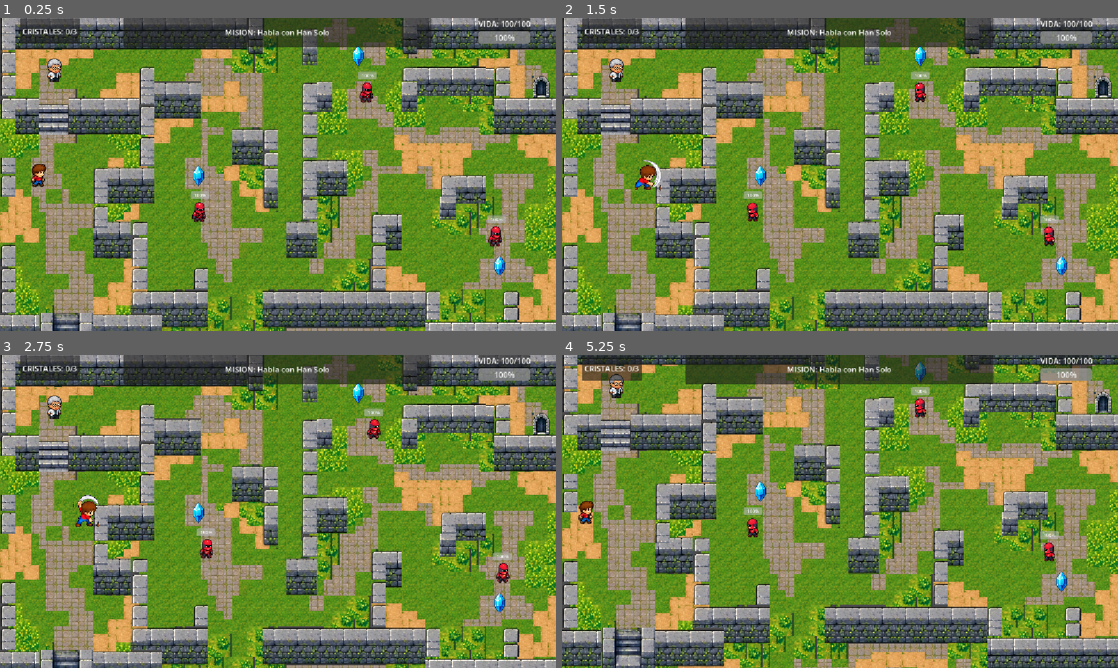
Above: before the commit, frames 1-4 (two rows, left to right).
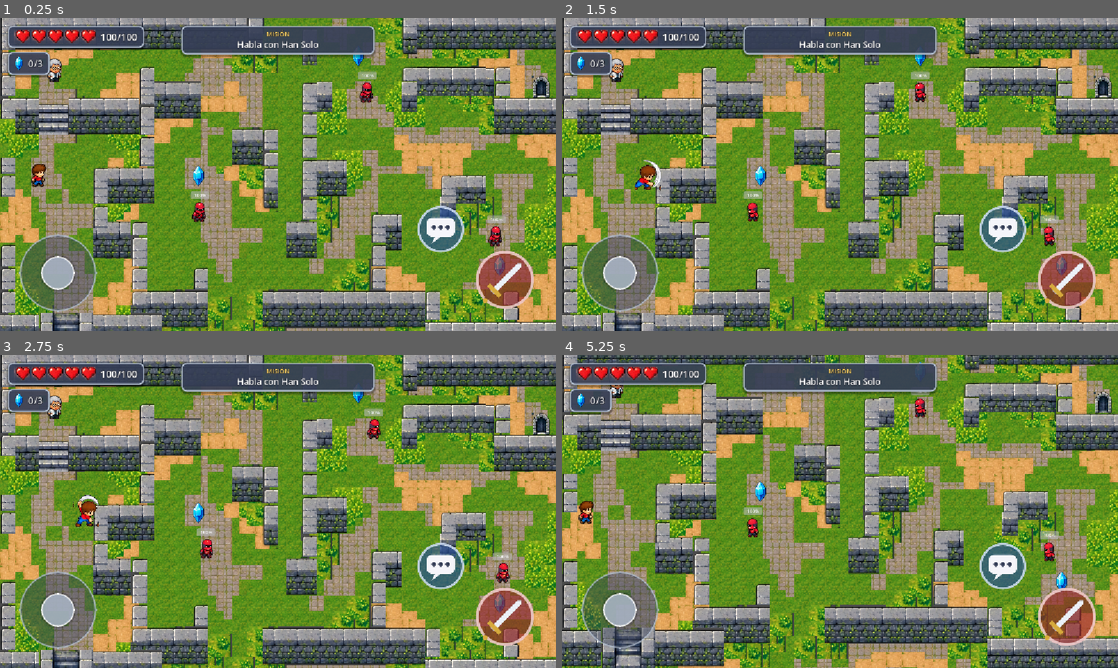
Above: after the commit, the same moments.

Repository: l-pzzzz/proyecto_clases
Game: Godot game, scene res://scenes/main.tscn
Two runs of this game, one before a commit and one after it. Both use one fixed random seed, a clock stepped at 60 frames per second and the inputs below.
Inputs (mouse positions are in pixels of both pictures, inside the frame that each line leads up to):
- Up to frame 1 (0.25 s): no input
- Up to frame 2 (1.5 s): tap Enter at 0.5 s; move the mouse to (962, 158) at 0.52 s; hold D (move_right) 0.53-1.25 s; tap E (interact) at 0.6 s; click (962, 158) at 0.67 s; tap Space (player_attack) at 0.8 s; drag from (728, 190) to (617, 71) at 1.27 s
- Up to frame 3 (2.75 s): move the mouse to (333, 442) at 2.02 s; hold D (move_right) from 2.03 s (still down); tap E (interact) at 2.1 s; click (333, 442) at 2.17 s; tap Space (player_attack) at 2.3 s
- Up to frame 4 (5.25 s): release D (move_right) at 2.75 s; drag from (812, 574) to (645, 511) at 2.77 s; move the mouse to (1006, 558) at 3.52 s; hold A (move_left) 3.53-4.25 s; tap E (interact) at 3.6, 5.1 s; click (1006, 558) at 3.67 s; tap Space (player_attack) at 3.8 s; drag from (673, 464) to (762, 511) at 4.27 s; move the mouse to (867, 511) at 5.02 s; hold S (move_down) from 5.03 s (still down); click (867, 511) at 5.17 s

The runs differ from the first frame. In frame 1, 14% of the frame differs, in the area x 1-96%, y 0-94%; in frame 2, 14%; in frame 3, 14%; in frame 4, 14%.

Commit message:
HUD con corazones, joystick y botones moviles conectados al main

Diff:
--- a/crystal-guardians-main/project.godot
+++ b/crystal-guardians-main/project.godot
@@ -71,6 +71,10 @@
 ]
 }
 
+[input_devices]
+
+pointing/emulate_touch_from_mouse=true
+
 [physics]
 
 3d/physics_engine="Jolt Physics"
--- a/crystal-guardians-main/scenes/dialogue_ui.tscn
+++ b/crystal-guardians-main/scenes/dialogue_ui.tscn
@@ -14,10 +14,17 @@
 script = ExtResource("1_dwk8m")
 
 [node name="PanelContainer" type="PanelContainer" parent="." unique_id=1947208207]
-offset_left = 120.0
-offset_top = 500.0
-offset_right = 1040.0
-offset_bottom = 605.0
+anchors_preset = 7
+anchor_left = 0.5
+anchor_top = 1.0
+anchor_right = 0.5
+anchor_bottom = 1.0
+offset_left = -320.0
+offset_top = -150.0
+offset_right = 320.0
+offset_bottom = -40.0
+grow_horizontal = 2
+grow_vertical = 0
 theme_override_styles/panel = SubResource("StyleBoxTexture_iupvx")
 
 [node name="VBoxContainer" type="VBoxContainer" parent="PanelContainer" unique_id=736096928]
@@ -35,7 +42,7 @@
 theme_override_constants/margin_right = 15
 
 [node name="DialogueLabel" type="Label" parent="PanelContainer/VBoxContainer/MarginContainer" unique_id=1818870056]
-custom_maximum_size = Vector2(920, 100)
+custom_maximum_size = Vector2(520, 100)
 layout_mode = 2
 text = "Welcome Sir"
 autowrap_mode = 3
--- a/crystal-guardians-main/scenes/game_hud.tscn
+++ b/crystal-guardians-main/scenes/game_hud.tscn
@@ -1,6 +1,44 @@
 [gd_scene format=3 uid="uid://fx5xbqglbdjm"]
 
 [ext_resource type="Script" uid="uid://cjloubc5mxxfu" path="res://scripts/game_hud.gd" id="1_jna2d"]
+[ext_resource type="Texture2D" uid="uid://bkurq4erhw524" path="res://assets/items/crystal.png" id="2_cry"]
+
+[sub_resource type="StyleBoxFlat" id="StyleBoxFlat_panel"]
+content_margin_left = 14.0
+content_margin_top = 8.0
+content_margin_right = 14.0
+content_margin_bottom = 8.0
+bg_color = Color(0.22, 0.255, 0.353, 0.88)
+border_width_left = 3
+border_width_top = 3
+border_width_right = 3
+border_width_bottom = 3
+border_color = Color(0.686, 0.733, 0.8, 1)
+corner_radius_top_left = 10
+corner_radius_top_right = 10
+corner_radius_bottom_right = 10
+corner_radius_bottom_left = 10
+shadow_color = Color(0, 0, 0, 0.35)
+shadow_size = 4
+shadow_offset = Vector2(0, 3)
+
+[sub_resource type="LabelSettings" id="LabelSettings_value"]
+font_size = 20
+font_color = Color(1, 1, 1, 1)
+outline_size = 5
+outline_color = Color(0.08, 0.09, 0.13, 1)
+
+[sub_resource type="LabelSettings" id="LabelSettings_title"]
+font_size = 13
+font_color = Color(1, 0.84, 0.4, 1)
+outline_size = 4
+outline_color = Color(0.08, 0.09, 0.13, 1)
+
+[sub_resource type="LabelSettings" id="LabelSettings_quest"]
+font_size = 18
+font_color = Color(1, 1, 1, 1)
+outline_size = 4
+outline_color = Color(0.08, 0.09, 0.13, 1)
 
 [node name="GameHUD" type="CanvasLayer" unique_id=565920768]
 script = ExtResource("1_jna2d")
@@ -14,55 +52,91 @@
 grow_vertical = 2
 mouse_filter = 2
 
-[node name="HealthPanel" type="PanelContainer" parent="HUDContainer" unique_id=613050239]
-layout_mode = 1
-anchors_preset = -1
-anchor_left = 0.86
-anchor_right = 0.86
-offset_left = 0.27996826
-offset_right = 107.27997
-offset_bottom = 54.0
+[node name="TopLeft" type="VBoxContainer" parent="HUDContainer" unique_id=1548223172]
+layout_mode = 0
+offset_left = 16.0
+offset_top = 16.0
+offset_right = 260.0
+offset_bottom = 140.0
+mouse_filter = 2
+theme_override_constants/separation = 8
 
-[node name="VBoxContainer" type="VBoxContainer" parent="HUDContainer/HealthPanel" unique_id=1804505720]
+[node name="HealthPanel" type="PanelContainer" parent="HUDContainer/TopLeft" unique_id=613050239]
 layout_mode = 2
+size_flags_horizontal = 0
+mouse_filter = 2
+theme_override_styles/panel = SubResource("StyleBoxFlat_panel")
 
-[node name="HealthLabel" type="Label" parent="HUDContainer/HealthPanel/VBoxContainer" unique_id=2099747916]
+[node name="HBox" type="HBoxContainer" parent="HUDContainer/TopLeft/HealthPanel" unique_id=1804505720]
 layout_mode = 2
-text = "VIDA: 100/100"
-horizontal_alignment = 2
+mouse_filter = 2
+theme_override_constants/separation = 10
+
+[node name="HeartsContainer" type="HBoxContainer" parent="HUDContainer/TopLeft/HealthPanel/HBox" unique_id=1804505721]
+texture_filter = 1
+layout_mode = 2
+mouse_filter = 2
+theme_override_constants/separation = 2
+
+[node name="HealthLabel" type="Label" parent="HUDContainer/TopLeft/HealthPanel/HBox" unique_id=2099747916]
+layout_mode = 2
+text = "100/100"
+label_settings = SubResource("LabelSettings_value")
 vertical_alignment = 1
 
-[node name="HealthBar" type="ProgressBar" parent="HUDContainer/HealthPanel/VBoxContainer" unique_id=1651016263]
+[node name="CrystalsPanel" type="PanelContainer" parent="HUDContainer/TopLeft" unique_id=2141054094]
 layout_mode = 2
-value = 100.0
+size_flags_horizontal = 0
+mouse_filter = 2
+theme_override_styles/panel = SubResource("StyleBoxFlat_panel")
 
-[node name="CrystalsPanel" type="PanelContainer" parent="HUDContainer" unique_id=2141054094]
-layout_mode = 1
-anchors_preset = -1
-anchor_left = 0.036000002
-anchor_right = 0.036000002
-offset_left = -0.47200394
-offset_top = 1.0
-offset_right = 124.528
-offset_bottom = 54.0
+[node name="HBox" type="HBoxContainer" parent="HUDContainer/TopLeft/CrystalsPanel" unique_id=2141054095]
+layout_mode = 2
+mouse_filter = 2
+theme_override_constants/separation = 10
 
-[node name="CrystalLabel" type="Label" parent="HUDContainer/CrystalsPanel" unique_id=633748987]
+[node name="CrystalIcon" type="TextureRect" parent="HUDContainer/TopLeft/CrystalsPanel/HBox" unique_id=2141054096]
+custom_minimum_size = Vector2(18, 32)
 layout_mode = 2
-text = "CRISTALES: 0/3"
-horizontal_alignment = 1
+mouse_filter = 2
+texture = ExtResource("2_cry")
+expand_mode = 1
+stretch_mode = 5
+
+[node name="CrystalLabel" type="Label" parent="HUDContainer/TopLeft/CrystalsPanel/HBox" unique_id=633748987]
+layout_mode = 2
+text = "0/3"
+label_settings = SubResource("LabelSettings_value")
 vertical_alignment = 1
 
 [node name="QuestPanel" type="PanelContainer" parent="HUDContainer" unique_id=487448332]
 layout_mode = 1
-anchors_preset = -1
-anchor_left = 0.22200002
-anchor_right = 0.22200002
-offset_left = 0.25598145
-offset_right = 638.256
-offset_bottom = 60.0
+anchors_preset = 5
+anchor_left = 0.5
+anchor_right = 0.5
+offset_left = -200.0
+offset_top = 16.0
+offset_right = 200.0
+offset_bottom = 72.0
+grow_horizontal = 2
+mouse_filter = 2
+theme_override_styles/panel = SubResource("StyleBoxFlat_panel")
 
-[node name="QuestLabel" type="Label" parent="HUDContainer/QuestPanel" unique_id=1368643307]
+[node name="VBox" type="VBoxContainer" parent="HUDContainer/QuestPanel" unique_id=487448333]
 layout_mode = 2
-text = "Mision: Hablar con Han Solo"
+mouse_filter = 2
+theme_override_constants/separation = 0
+
+[node name="QuestTitle" type="Label" parent="HUDContainer/QuestPanel/VBox" unique_id=487448334]
+layout_mode = 2
+text = "MISIÓN"
+label_settings = SubResource("LabelSettings_title")
+horizontal_alignment = 1
+
+[node name="QuestLabel" type="Label" parent="HUDContainer/QuestPanel/VBox" unique_id=1368643307]
+layout_mode = 2
+text = "Habla con Han Solo"
+label_settings = SubResource("LabelSettings_quest")
 horizontal_alignment = 1
 vertical_alignment = 1
+autowrap_mode = 3
--- a/crystal-guardians-main/scenes/main.tscn
+++ b/crystal-guardians-main/scenes/main.tscn
@@ -11,6 +11,7 @@
 [ext_resource type="PackedScene" uid="uid://uu2ogim4hy2v" path="res://scenes/dialogue_ui.tscn" id="9_85g3d"]
 [ext_resource type="PackedScene" uid="uid://fx5xbqglbdjm" path="res://scenes/game_hud.tscn" id="11_eb6dy"]
 [ext_resource type="PackedScene" uid="uid://8b3u2cbckgnj" path="res://scenes/portal.tscn" id="11_ya4ey"]
+[ext_resource type="PackedScene" uid="uid://mwwkp47bx5jv" path="res://scenes/mobile_controls.tscn" id="12_mobile"]
 
 [sub_resource type="TileSetAtlasSource" id="TileSetAtlasSource_tbgi4"]
 texture = ExtResource("1_sugp2")
@@ -1178,3 +1179,5 @@
 position = Vector2(1105, 141)
 
 [node name="GameHUD" parent="." unique_id=565920768 instance=ExtResource("11_eb6dy")]
+
+[node name="MobileControls" parent="." unique_id=142295059 instance=ExtResource("12_mobile")]
--- a/crystal-guardians-main/scenes/mobile_controls.tscn
+++ b/crystal-guardians-main/scenes/mobile_controls.tscn
@@ -1,8 +1,41 @@
 [gd_scene format=3 uid="uid://mwwkp47bx5jv"]
 
 [ext_resource type="Script" uid="uid://cyka5s68ld8ic" path="res://scripts/mobile_controls.gd" id="1_k8ypl"]
+[ext_resource type="Texture2D" path="res://assets/ui/btn_attack.png" id="2_atk"]
+[ext_resource type="Texture2D" path="res://assets/ui/btn_attack_pressed.png" id="3_atkp"]
+[ext_resource type="Texture2D" path="res://assets/ui/btn_interact.png" id="4_int"]
+[ext_resource type="Texture2D" path="res://assets/ui/btn_interact_pressed.png" id="5_intp"]
+
+[sub_resource type="StyleBoxFlat" id="StyleBoxFlat_base"]
+bg_color = Color(0.22, 0.255, 0.353, 0.45)
+border_width_left = 4
+border_width_top = 4
+border_width_right = 4
+border_width_bottom = 4
+border_color = Color(0.686, 0.733, 0.8, 0.8)
+corner_radius_top_left = 80
+corner_radius_top_right = 80
+corner_radius_bottom_right = 80
+corner_radius_bottom_left = 80
+anti_aliasing_size = 1.5
+
+[sub_resource type="StyleBoxFlat" id="StyleBoxFlat_knob"]
+bg_color = Color(0.686, 0.733, 0.8, 0.85)
+border_width_left = 3
+border_width_top = 3
+border_width_right = 3
+border_width_bottom = 3
+border_color = Color(1, 1, 1, 0.9)
+corner_radius_top_left = 35
+corner_radius_top_right = 35
+corner_radius_bottom_right = 35
+corner_radius_bottom_left = 35
+shadow_color = Color(0, 0, 0, 0.3)
+shadow_size = 4
+anti_aliasing_size = 1.5
 
 [node name="MobileControls" type="CanvasLayer" unique_id=142295059]
+layer = 5
 script = ExtResource("1_k8ypl")
 
 [node name="Controls" type="Control" parent="." unique_id=706353636]
@@ -14,33 +47,65 @@
 grow_vertical = 2
 mouse_filter = 2
 
-[node name="JoystickBase" type="Control" parent="Controls" unique_id=1273065507]
+[node name="JoystickBase" type="Panel" parent="Controls" unique_id=1273065507]
 layout_mode = 1
-anchor_left = 0.82800007
-anchor_top = 0.69000006
-anchor_right = 0.82800007
-anchor_bottom = 0.69000006
-offset_left = 0.1439209
-offset_top = -0.120025635
-offset_right = 160.14392
-offset_bottom = 159.87997
-grow_horizontal = 2
-grow_vertical = 2
+anchors_preset = 2
+anchor_top = 1.0
+anchor_bottom = 1.0
+offset_left = 40.0
+offset_top = -200.0
+offset_right = 200.0
+offset_bottom = -40.0
+grow_vertical = 0
+mouse_filter = 2
+theme_override_styles/panel = SubResource("StyleBoxFlat_base")
 
-[node name="JoystickKnob" type="Control" parent="Controls/JoystickBase" unique_id=799306664]
+[node name="JoystickKnob" type="Panel" parent="Controls/JoystickBase" unique_id=799306664]
+layout_mode = 0
+offset_left = 45.0
+offset_top = 45.0
+offset_right = 115.0
+offset_bottom = 115.0
+mouse_filter = 2
+theme_override_styles/panel = SubResource("StyleBoxFlat_knob")
+
+[node name="AttackAnchor" type="Control" parent="Controls" unique_id=1383869960]
 layout_mode = 1
-anchors_preset = 8
-anchor_left = 0.5
-anchor_top = 0.5
-anchor_right = 0.5
-anchor_bottom = 0.5
-offset_left = -35.0
-offset_top = -35.0
-offset_right = 35.0
-offset_bottom = 35.0
-grow_horizontal = 2
-grow_vertical = 2
+anchors_preset = 3
+anchor_left = 1.0
+anchor_top = 1.0
+anchor_right = 1.0
+anchor_bottom = 1.0
+offset_left = -170.0
+offset_top = -170.0
+offset_right = -42.0
+offset_bottom = -42.0
+grow_horizontal = 0
+grow_vertical = 0
+mouse_filter = 2
 
-[node name="AttackButton" type="TouchScreenButton" parent="Controls" unique_id=1383869961]
+[node name="AttackButton" type="TouchScreenButton" parent="Controls/AttackAnchor" unique_id=1383869961]
+texture_normal = ExtResource("2_atk")
+texture_pressed = ExtResource("3_atkp")
+action = "player_attack"
 
-[node name="InteractButton" type="TouchScreenButton" parent="Controls" unique_id=896433475]
+[node name="InteractAnchor" type="Control" parent="Controls" unique_id=896433474]
+layout_mode = 1
+anchors_preset = 3
+anchor_left = 1.0
+anchor_top = 1.0
+anchor_right = 1.0
+anchor_bottom = 1.0
+offset_left = -290.0
+offset_top = -262.0
+offset_right = -188.0
+offset_bottom = -160.0
+grow_horizontal = 0
+grow_vertical = 0
+mouse_filter = 2
+
+[node name="InteractButton" type="TouchScreenButton" parent="Controls/InteractAnchor" unique_id=896433475]
+scale = Vector2(0.8, 0.8)
+texture_normal = ExtResource("4_int")
+texture_pressed = ExtResource("5_intp")
+action = "interact"
--- a/crystal-guardians-main/scripts/game_hud.gd
+++ b/crystal-guardians-main/scripts/game_hud.gd
@@ -1,30 +1,89 @@
 extends CanvasLayer
+## HUD del juego: corazones de vida, contador de cristales y misión actual.
+##
+## Cada corazón vale HP_PER_HEART puntos de vida. Se dibuja con un
+## TextureProgressBar: abajo el corazón gris (vacío) y encima el rojo (lleno),
+## que se "recorta" de izquierda a derecha según la vida que le queda.
+## Así, con 10 de daño se ve medio corazón, sin necesitar más imágenes.
 
-@onready var health_label: Label = $HUDContainer/HealthPanel/VBoxContainer/HealthLabel
-@onready var health_bar: ProgressBar = $HUDContainer/HealthPanel/VBoxContainer/HealthBar
-@onready var crystal_label: Label = $HUDContainer/CrystalsPanel/CrystalLabel
-@onready var quest_label: Label = $HUDContainer/QuestPanel/QuestLabel
+const HP_PER_HEART: int = 20
+const HEART_SHEET: Texture2D = preload("res://assets/ui/44_corazones_vida.png")
+# Recortes dentro de la hoja 44_corazones_vida.png (1er corazón rojo y el gris).
+const FULL_HEART_REGION := Rect2(6, 0, 30, 28)
+const EMPTY_HEART_REGION := Rect2(138, 0, 30, 28)
+const HEART_SIZE := Vector2(32, 30)
+
+@onready var health_panel: PanelContainer = $HUDContainer/TopLeft/HealthPanel
+@onready var hearts_container: HBoxContainer = $HUDContainer/TopLeft/HealthPanel/HBox/HeartsContainer
+@onready var health_label: Label = $HUDContainer/TopLeft/HealthPanel/HBox/HealthLabel
+@onready var crystal_label: Label = $HUDContainer/TopLeft/CrystalsPanel/HBox/CrystalLabel
+@onready var quest_label: Label = $HUDContainer/QuestPanel/VBox/QuestLabel
+
+var full_heart_texture: AtlasTexture
+var empty_heart_texture: AtlasTexture
+var last_health: int = -1
 
 func _ready() -> void:
+	full_heart_texture = _make_heart_texture(FULL_HEART_REGION)
+	empty_heart_texture = _make_heart_texture(EMPTY_HEART_REGION)
 	QuestManager.quest_updated.connect(update_quest_info)
 	update_quest_info()
 
 func update_health(current: int, max: int) -> void:
-	health_bar.max_value = max
-	health_bar.value = current
-	health_label.text = "VIDA: %d/%d" % [current, max]
+	var heart_count: int = ceili(float(max) / HP_PER_HEART)
+	if hearts_container.get_child_count() != heart_count:
+		_build_hearts(heart_count)
+
+	for i in heart_count:
+		var heart: TextureProgressBar = hearts_container.get_child(i)
+		heart.value = clampi(current - i * HP_PER_HEART, 0, HP_PER_HEART)
+
+	health_label.text = "%d/%d" % [current, max]
+
+	# Pequeño destello rojo cuando el jugador recibe daño.
+	if last_health != -1 and current < last_health:
+		_play_damage_feedback()
+	last_health = current
 
 func update_quest_info() -> void:
-	crystal_label.text = "CRISTALES: %d/%d" % [
+	crystal_label.text = "%d/%d" % [
 		QuestManager.collected_crystals,
 		QuestManager.required_crystals
 	]
 	match QuestManager.quest_state:
 		QuestManager.QuestState.NOT_STARTED:
-			quest_label.text = "MISION: Habla con Han Solo"
+			quest_label.text = "Habla con Han Solo"
 		QuestManager.QuestState.ACTIVE:
-			quest_label.text = "MISION: Recolectar los cristales"
+			quest_label.text = "Recolecta los cristales"
 		QuestManager.QuestState.READY_TO_DELIVER:
-			quest_label.text = "MISION: Entrega los cristales a Han Solo"
+			quest_label.text = "Entrega los cristales a Han Solo"
 		QuestManager.QuestState.COMPLETED:
-			quest_label.text = "MISION COMPLETADA"
+			quest_label.text = "¡Misión completada!"
+
+# --- Funciones auxiliares ---------------------------------------------------
+
+func _make_heart_texture(region: Rect2) -> AtlasTexture:
+	var texture := AtlasTexture.new()
+	texture.atlas = HEART_SHEET
+	texture.region = region
+	return texture
+
+func _build_hearts(count: int) -> void:
+	for child in hearts_container.get_children():
+		child.queue_free()
+		hearts_container.remove_child(child)
+	for i in count:
+		var heart := TextureProgressBar.new()
+		heart.texture_under = empty_heart_texture
+		heart.texture_progress = full_heart_texture
+		heart.nine_patch_stretch = true
+		heart.custom_minimum_size = HEART_SIZE
+		heart.max_value = HP_PER_HEART
+		heart.value = HP_PER_HEART
+		heart.mouse_filter = Control.MOUSE_FILTER_IGNORE
+		hearts_container.add_child(heart)
+
+func _play_damage_feedback() -> void:
+	var tween := create_tween()
+	health_panel.modulate = Color(1.0, 0.45, 0.45)
+	tween.tween_property(health_panel, "modulate", Color.WHITE, 0.35)
--- a/crystal-guardians-main/scripts/main.gd
+++ b/crystal-guardians-main/scripts/main.gd
@@ -1,31 +1,12 @@
 extends Node2D
 
-var crystals_collected: int = 0
-var total_crystals: int = 0
-
-@onready var crystal_label: Label = \
-	$UI/HUD/CrystalLabel
 @onready var player = $player
 @onready var game_hud = $GameHUD
+# Controles táctiles (joystick + botones). No necesitan conexión de señales:
+# se comunican con el jugador a través de las acciones del Input Map.
+@onready var mobile_controls = $MobileControls
 
 
 func _ready() -> void:
-	var crystals := $crystals.get_children()
-
-	total_crystals = crystals.size()
 	player.health_changed.connect(game_hud.update_health)
 	game_hud.update_health(player.health, player.max_health)
-
-
-func _on_crystal_collected() -> void:
-	crystals_collected += 1
-	update_crystal_label()
-
-	if crystals_collected >= total_crystals:
-		print("¡Todos los cristales recolectados!")
-
-func update_crystal_label() -> void:
-	crystal_label.text = "Cristales: %d / %d" % [
-		crystals_collected,
-		total_crystals
-	]
--- a/crystal-guardians-main/scripts/mobile_controls.gd
+++ b/crystal-guardians-main/scripts/mobile_controls.gd
@@ -1,4 +1,12 @@
 extends CanvasLayer
+## Controles táctiles: joystick virtual (movimiento) + botones de ataque e interacción.
+##
+## Idea clave: en vez de mover al jugador desde aquí, el joystick "presiona"
+## las mismas acciones del Input Map que usa el teclado (move_left, move_right,
+## move_up, move_down). Así player.gd no necesita saber si el jugador usa
+## teclado o pantalla táctil: Input.get_vector() funciona igual en ambos casos.
+## Los botones de ataque e interacción son TouchScreenButton con su propiedad
+## "action" configurada en la escena (player_attack / interact).
 
 @onready var joystick_base: Control = $Controls/JoystickBase
 @onready var joystick_knob: Control = $Controls/JoystickBase/JoystickKnob
@@ -10,9 +18,7 @@
 var active_touch_index: int = -1
 
 func _ready() -> void:
-	joystick_knob.position = (
-		joystick_base.size - joystick_knob.size
-	) / 2.0
+	reset_joystick()
 
 func _input(event: InputEvent) -> void:
 	if event is InputEventScreenTouch:
@@ -21,18 +27,65 @@
 				if is_inside_joystick(event.position):
 					active_touch_index = event.index
 					update_joystick(event.position)
+					get_viewport().set_input_as_handled()
 		elif event.index == active_touch_index:
 			active_touch_index = -1
 			reset_joystick()
 	elif event is InputEventScreenDrag:
 		if event.index == active_touch_index:
 			update_joystick(event.position)
+			get_viewport().set_input_as_handled()
 
-func is_inside_joystick(screen_position: Vector2):
-	pass
+## Devuelve true si el toque cayó dentro del círculo del joystick.
+## Se usa un margen extra para que sea fácil "atinarle" con el pulgar.
+func is_inside_joystick(screen_position: Vector2) -> bool:
+	var center := _get_joystick_center()
+	var touch_radius := joystick_base.size.x / 2.0 + 40.0
+	return screen_position.distance_to(center) <= touch_radius
 
-func update_joystick(screen_position: Vector2):
-	pass
+## Mueve la perilla hacia el dedo (sin salir del radio) y calcula la dirección.
+func update_joystick(screen_position: Vector2) -> void:
+	var center := _get_joystick_center()
+	var offset := (screen_position - center).limit_length(joystick_radius)
 
-func reset_joystick():
-	pass
+	# La perilla se posiciona relativa a la base (centrada + desplazamiento).
+	joystick_knob.position = _get_knob_rest_position() + offset
+
+	# Dirección normalizada entre 0 y 1; debajo de la zona muerta no se mueve.
+	var direction := offset / joystick_radius
+	if direction.length() < deadzone:
+		direction = Vector2.ZERO
+	joystick_direction = direction
+	_apply_direction_to_actions(joystick_direction)
+
+## Devuelve la perilla al centro y suelta las acciones de movimiento.
+func reset_joystick() -> void:
+	joystick_direction = Vector2.ZERO
+	joystick_knob.position = _get_knob_rest_position()
+	_apply_direction_to_actions(Vector2.ZERO)
+
+# --- Funciones auxiliares ---------------------------------------------------
+
+func _get_joystick_center() -> Vector2:
+	return joystick_base.get_global_rect().get_center()
+
+func _get_knob_rest_position() -> Vector2:
+	return (joystick_base.size - joystick_knob.size) / 2.0
+
+## Traduce la dirección del joystick a las acciones del Input Map.
+## La "fuerza" de cada acción (0..1) permite caminar lento si el dedo
+## está cerca del centro y rápido si está en el borde.
+func _apply_direction_to_actions(direction: Vector2) -> void:
+	_set_axis("move_left", "move_right", direction.x)
+	_set_axis("move_up", "move_down", direction.y)
+
+func _set_axis(negative_action: String, positive_action: String, value: float) -> void:
+	if value < 0.0:
+		Input.action_release(positive_action)
+		Input.action_press(negative_action, -value)
+	elif value > 0.0:
+		Input.action_release(negative_action)
+		Input.action_press(positive_action, value)
+	else:
+		Input.action_release(negative_action)
+		Input.action_release(positive_action)
Binary file added: crystal-guardians-main/assets/ui/btn_attack.png
Not shown, added: crystal-guardians-main/assets/ui/btn_attack.png.import
Binary file added: crystal-guardians-main/assets/ui/btn_attack_pressed.png
Not shown, added: crystal-guardians-main/assets/ui/btn_attack_pressed.png.import
Binary file added: crystal-guardians-main/assets/ui/btn_interact.png
Not shown, added: crystal-guardians-main/assets/ui/btn_interact.png.import
Binary file added: crystal-guardians-main/assets/ui/btn_interact_pressed.png
Not shown, added: crystal-guardians-main/assets/ui/btn_interact_pressed.png.import
Not shown, added: crystal-guardians-main/CAMBIOS.md
